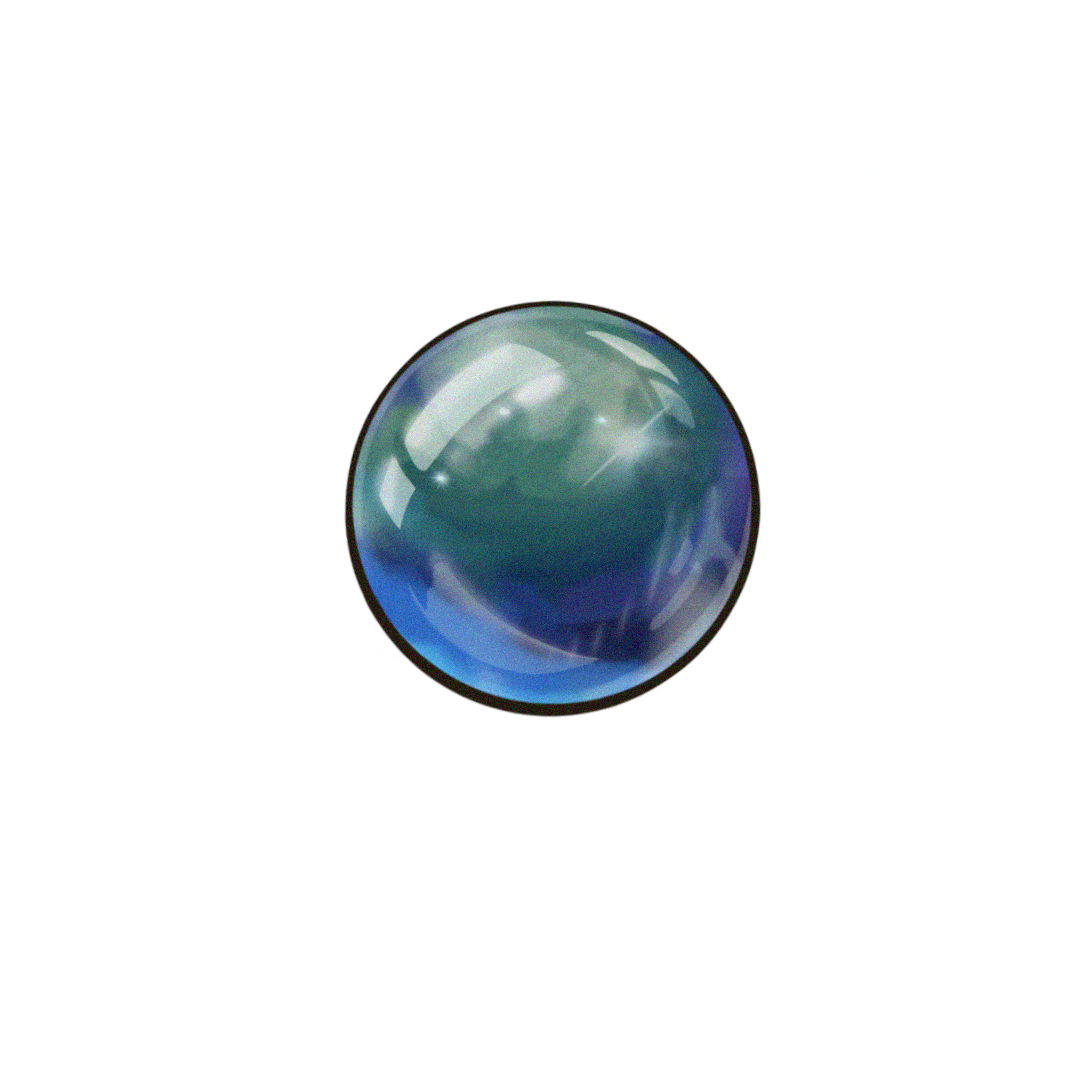
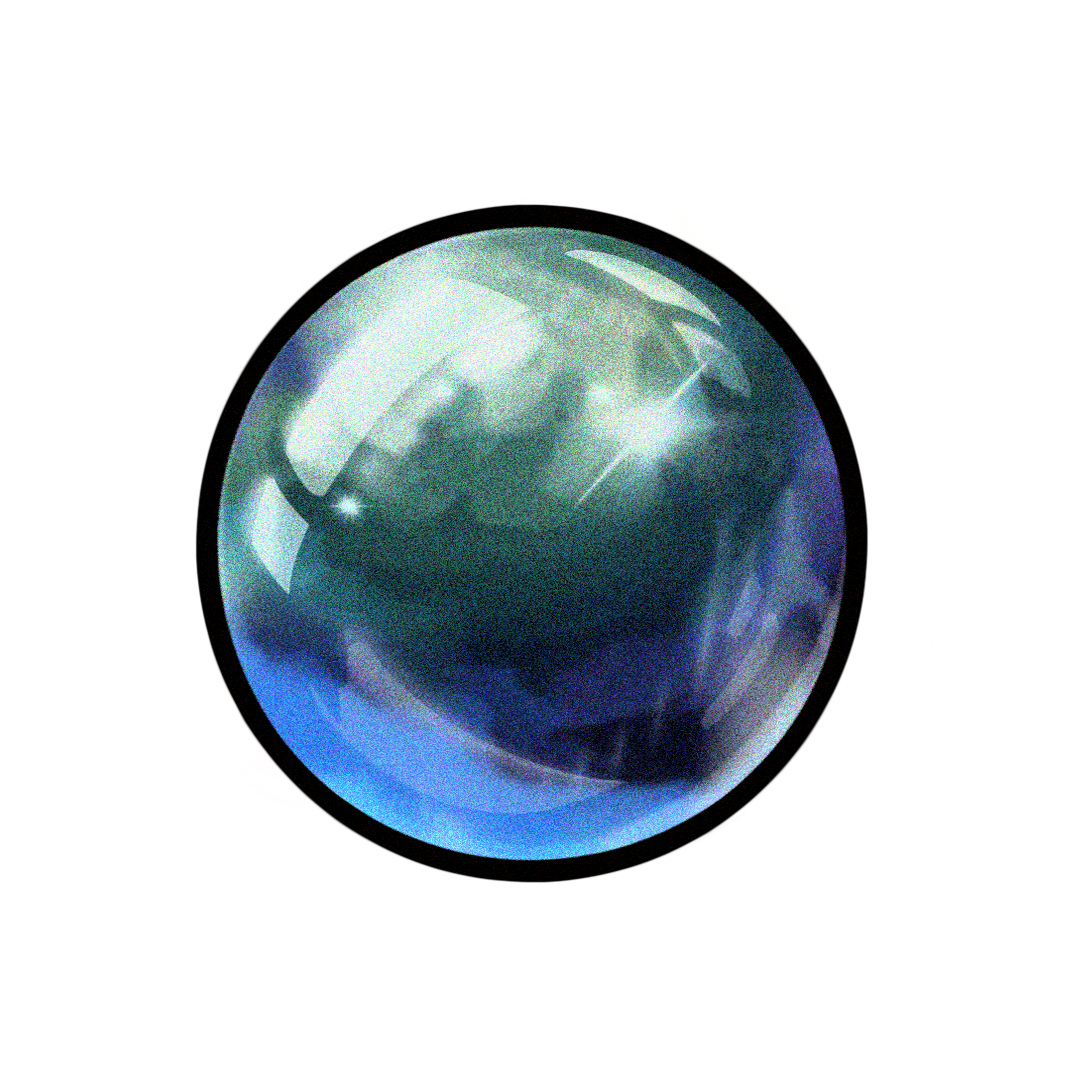
Comparing the layer stacks of the two 1080×1080 images. Changes:
renamed "레이어 2" to "Bead", painted on it over [left=194, top=198, right=869, bottom=883]
